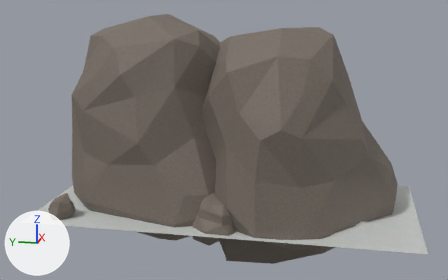
One commit to the OBJ model game/models/auto/12_2.obj: the scene before it, then after it.
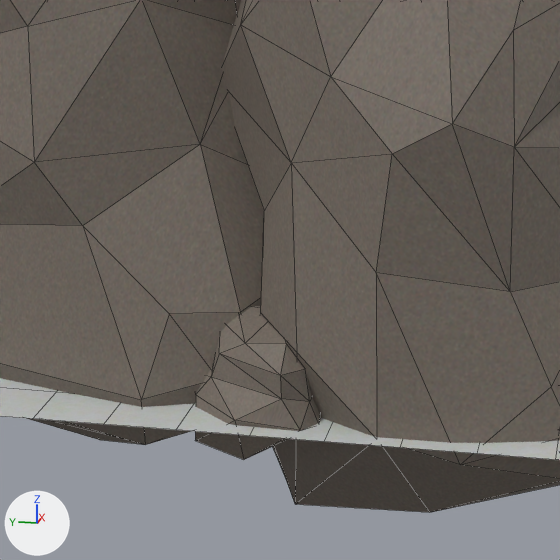
Each version is shown whole from a 50 mm camera at (-1653.0, -55.0, 598.0) aimed at (-5.0, 274.0, 186.0), then close up on the part from 28% to 71% of the width and 31% to 100% of the height. Lighting does not change. The marker at lower left points along +X, +Y and +Z. The close-ups show mesh edges as thin lines. Where no turn or scale is listed for an object, it has been applied to the vertices.

Before the edit, the objects in view are built like this:
```python
mat_textures_dev_ground = principled_material('textures/dev/ground')
mat_textures_dev_ground.texture = img_rock_tga
mat_textures_dev_ground.roughness = 0.69
me_12_2_cube_001 = bpy.data.meshes.new('12_2_Cube.001')
me_12_2_cube_001.from_pydata(...)  # 440 vertices, 631 faces; spans x -257.0..261.0, y -256.0..768.0, z -122.0..524.0
# faces by material slot: [503, 128]
me_12_2_cube_001.materials.append(mat_textures_dev_ground)  # picture img_rock_tga
me_12_2_cube_001.materials.append(mat_textures_dev_ground_untitled)  # picture img_ground_tga
ob_12_2_cube_001 = bpy.data.objects.new('12_2_Cube.001', me_12_2_cube_001)
ob_12_2_cube_001.location = (0.0, 0.0, 0.0)
```
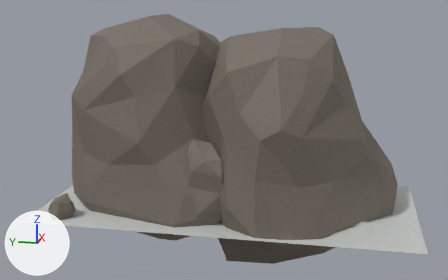
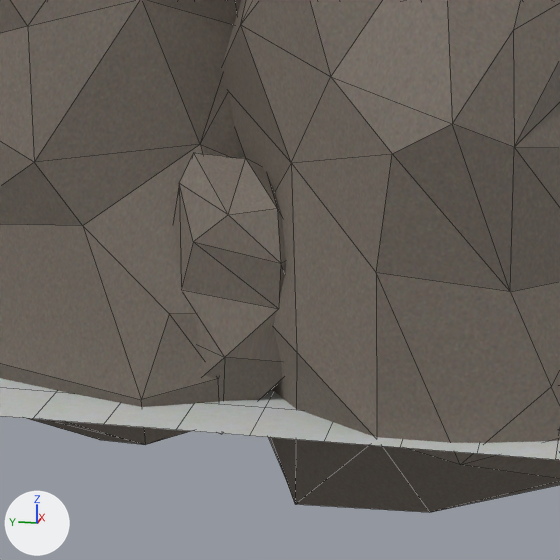
Pixel boxes (x1, y1, x2, y2) of what changed, in the close-ups (560 x 560 px; the box of a moved part takes in the faces that stretch with it):
```json
{"object": "12_2_Cube.001", "change": "reshaped", "before": [0, 0, 560, 512], "after": [0, 0, 560, 512]}
{"part": 1, "of": "me_12_2_cube_001", "change": "moved or reshaped", "before": [195, 306, 321, 460], "after": [173, 153, 286, 434]}
```

The change, as JSON lines over the scene's bpy script:
```json
{"op": "set", "path": "mat_textures_dev_ground.texture", "old": "img_rock_tga", "new": "img_ground_tga"}
{"op": "add", "block": "mat_textures_dev_ground_rock_tga", "code": ["mat_textures_dev_ground_rock_tga = principled_material('textures/dev/ground_rock.tga')", "mat_textures_dev_ground_rock_tga.texture = img_rock_tga", "mat_textures_dev_ground_rock_tga.roughness = 0.69"]}
{"block": "me_12_2_cube_001", "where": "me_12_2_cube_001.from_pydata(...)  # 440 vertices, 631 faces; spans x -257.0..261.0, y -256.0..768.0, z -122.0..524.0"}
{"block": "me_12_2_cube_001", "where": "# used by ob_12_2_cube_001; location = (0.0, 0.0, 0.0)"}
{"block": "me_12_2_cube_001", "change": "me_12_2_cube_001 part 1: the loose piece of 34 vertices spanning x -240.0..-112.0, y 203.0..325.0, z -40.0..84.0 is multiplied about its middle by the matrix ((0.922, -0.351, -0.334), (0.399, 1.08, -0.144), (0.174, 0.0, 2.015)), then moved by (27.0, 38.0, 71.0)"}
{"op": "remove", "block": "me_12_2_cube_001", "code": "me_12_2_cube_001.materials.append(mat_textures_dev_ground_untitled)  # picture img_ground_tga"}
{"op": "add", "block": "me_12_2_cube_001", "code": "me_12_2_cube_001.materials.append(mat_textures_dev_ground_rock_tga)  # picture img_rock_tga"}
```
